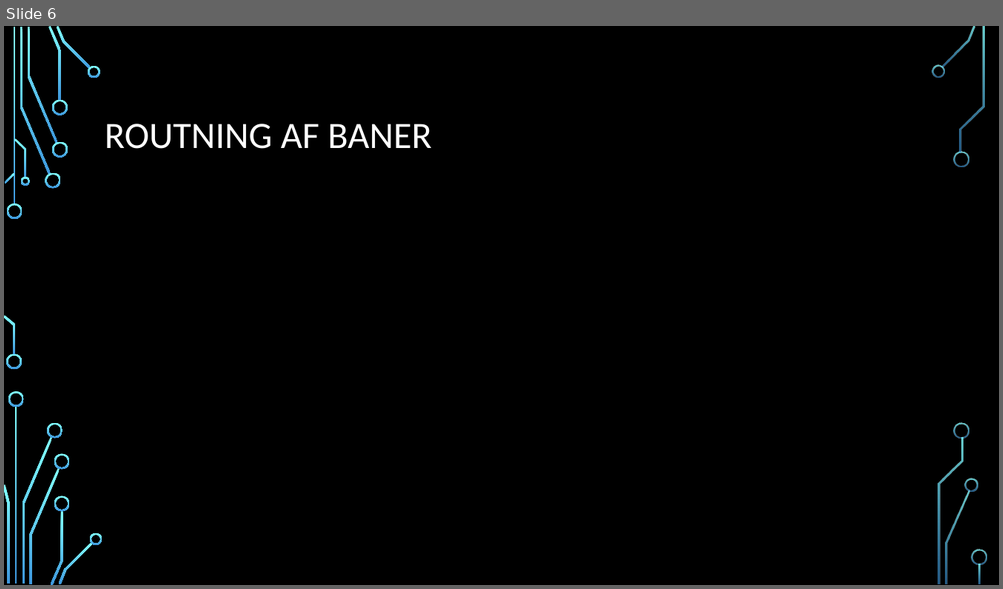
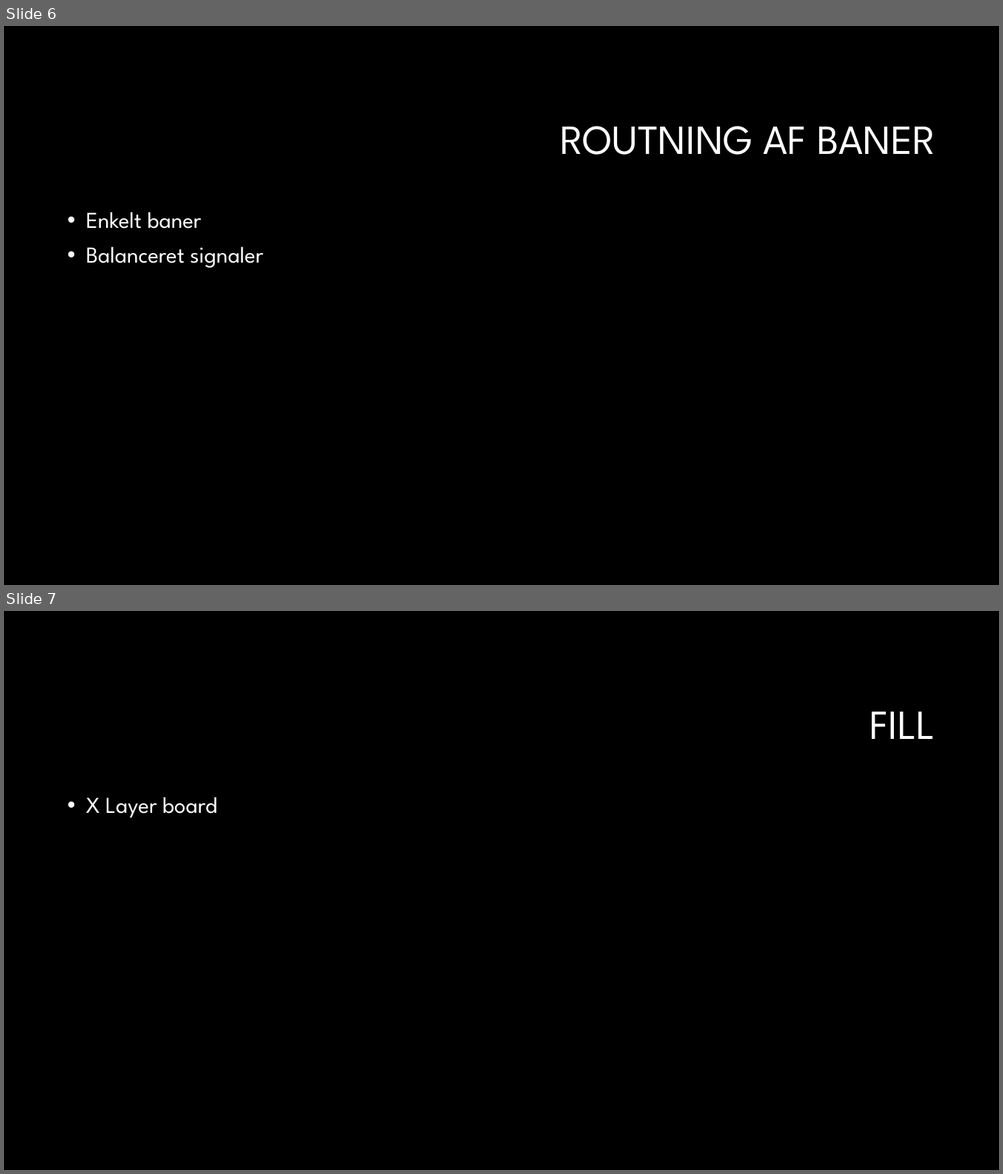
Before and after one commit to gert-lauritsen/Kicad-PCB, a slide deck: Kicad PCB.pptx. Shown one above the other, each under a label of ours: slide 6 before the commit, slides 6 and 7 after it. The pictures are 1003x589 and 1003x1174 pixels, drawn with LibreOffice and Linux fonts; fonts in the diff are those of the drawing; background and template pictures are left out. Boxes give left, top, right and bottom in pixels: in the first picture for what was removed or moved away, otherwise in the second. Text is boxed around its words. In the diff, an @@ line names an element or a change of style, - is before the commit and + after.

```diff
--- a/Kicad PCB.pptx
+++ b/Kicad PCB.pptx
@@ slide 7 added at box(4, 611, 999, 1170), background #000000 @@
@@ title added at box(869, 712, 935, 739), 40 pt, text #FFFFFF @@
+FILL
@@ text added at box(86, 797, 217, 818), 22 pt, text #FFFFFF @@
+• X Layer board
@@ slide 6 changed as well @@
@@ title "ROUTNING AF BANER": place and size @@
-title "ROUTNING AF BANER" at box(105, 124, 431, 149)
+title "ROUTNING AF BANER" at box(560, 126, 935, 155)
@@ title "ROUTNING AF BANER" at box(560, 126, 935, 155): size 36 to 40 pt, font Calibri to League Spartan; alignment left to right @@
@@ text added at box(86, 212, 263, 268), 22 pt, text #FFFFFF @@
+• Enkelt baner
+• Balanceret signaler
@@ group removed at box(4, 26, 987, 585): 33 freeform shapes, 3 rectangles @@
```
Also in this commit, not shown: 4 other slides changed, 4 other slides added, 4 slides removed, 5 other files.
